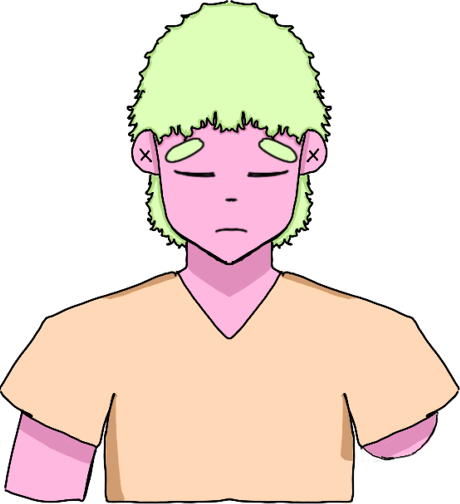
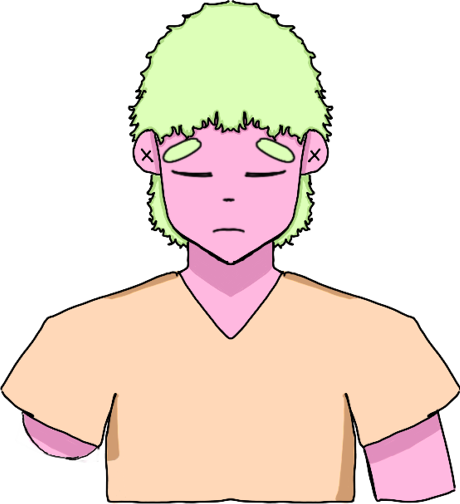
Layer changes from the first 460x504 image to the second:
painted on "face" over box(126, 93, 318, 285)
painted on "body" over box(0, 0, 460, 504)
